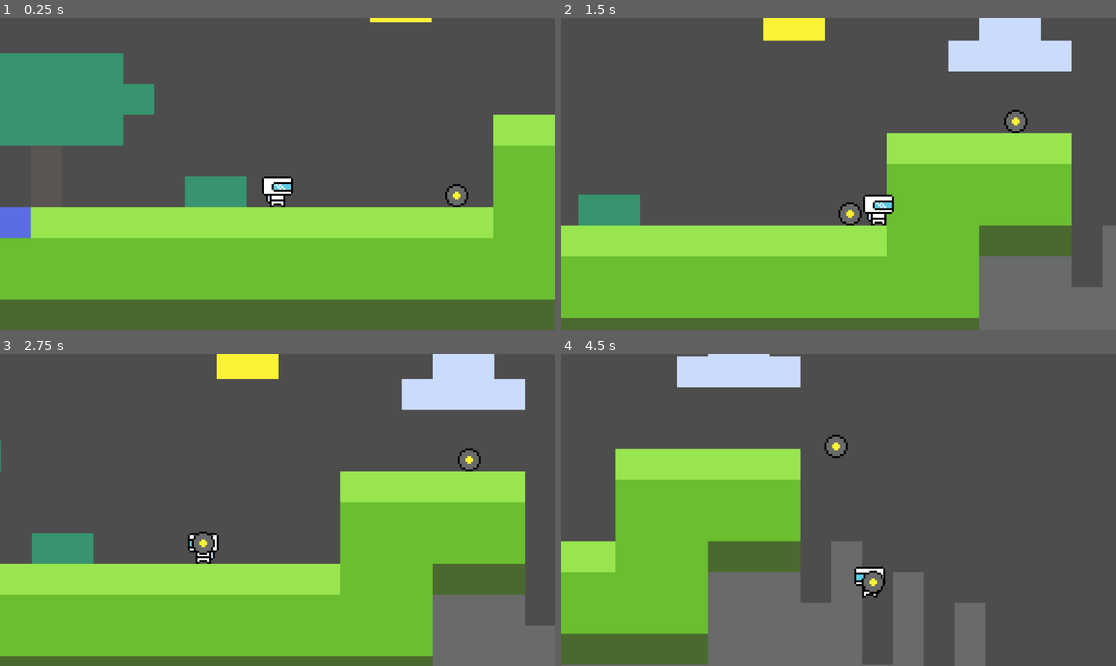
Above: before the commit, frames 1-4 (two rows, left to right).
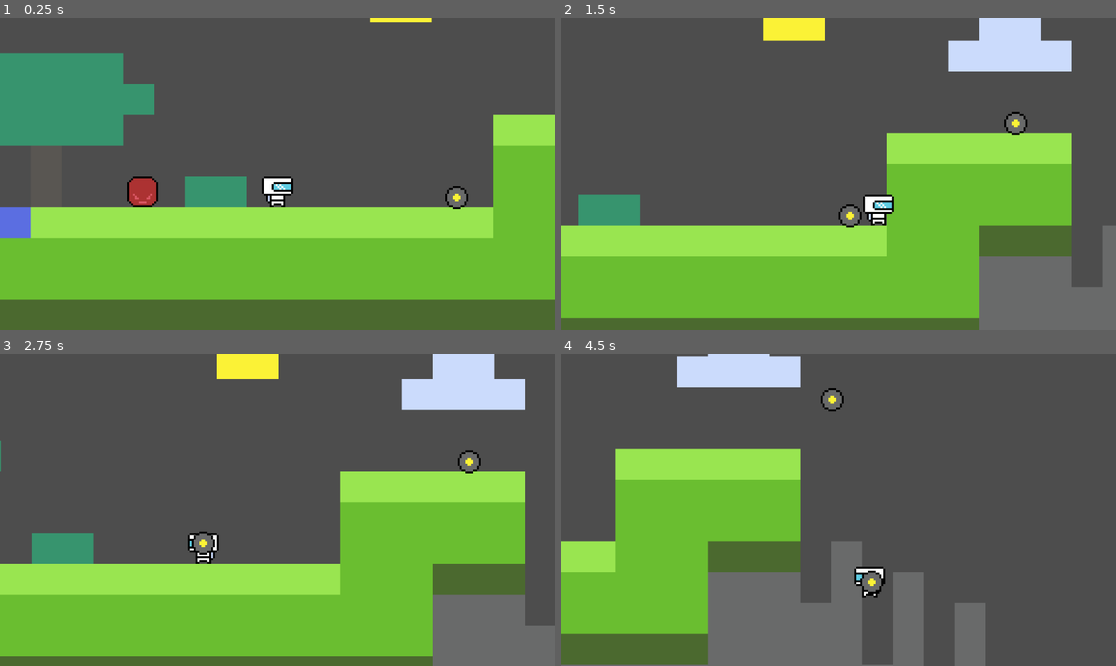
Above: after the commit, the same moments.

Repository: CookieRA9001/SI_motroidvenia
Game: Godot game, scene res://sceans/TestLevel.tscn
Two runs of this game, one before a commit and one after it. Both use one fixed random seed, a clock stepped at 60 frames per second and the inputs below.
Inputs:
- Up to frame 1 (0.25 s): no input
- Up to frame 2 (1.5 s): hold D (move_right) from 0.53 s (still down); tap E (swap) at 0.6 s; tap Space (jump) at 0.77 s; tap Q (throw) at 1.35 s
- Up to frame 3 (2.75 s): tap Space (jump) at 1.52 s; release D (move_right) at 2.03 s; hold A (move_left) from 2.03 s (still down); tap E (swap) at 2.1 s
- Up to frame 4 (4.5 s): release A (move_left) at 2.78 s; hold D (move_right) 2.78-4.28 s; tap Q (throw) at 2.85, 4.35 s; tap Space (jump) at 3.02, 3.77 s; tap E (swap) at 3.6 s; hold A (move_left) from 4.28 s (still down)

The runs differ from the first frame. In frame 1, 0.6% of the frame differs, in the area x 22-85%, y 50-62%; in frame 2, 0.3%; in frame 3, 0.1%; in frame 4, 0.6%.

Commit message:
some more funny things XD

Diff:
--- a/sceans/TestLevel.tscn
+++ b/sceans/TestLevel.tscn
@@ -1,9 +1,11 @@
-[gd_scene load_steps=9 format=3 uid="uid://dmb6dhip5k0im"]
+[gd_scene load_steps=11 format=3 uid="uid://dmb6dhip5k0im"]
 
 [ext_resource type="Texture2D" uid="uid://dpct5rw8o7h8n" path="res://assets/devart-spritesheet.png" id="1_02e78"]
 [ext_resource type="PackedScene" uid="uid://cn1ekgvxk3vpw" path="res://sceans/player.tscn" id="2_ixtsi"]
 [ext_resource type="PackedScene" uid="uid://7hxhebt7dcb0" path="res://sceans/friendly_ally.tscn" id="3_sfy7y"]
 [ext_resource type="PackedScene" uid="uid://dbpn0r8q4h5q6" path="res://sceans/kill_zone.tscn" id="4_7wdsl"]
+[ext_resource type="PackedScene" uid="uid://ds5d0yx6s7rlq" path="res://sceans/enemy.tscn" id="5_g6ttl"]
+[ext_resource type="Script" path="res://scripts/enemy.gd" id="6_u7j31"]
 
 [sub_resource type="TileSetAtlasSource" id="TileSetAtlasSource_qil2c"]
 texture = ExtResource("1_02e78")
@@ -151,3 +153,7 @@
 
 [node name="CollisionShape2D" type="CollisionShape2D" parent="KillZone"]
 shape = SubResource("WorldBoundaryShape2D_buseq")
+
+[node name="Enemy" parent="." instance=ExtResource("5_g6ttl")]
+position = Vector2(-85, 8)
+script = ExtResource("6_u7j31")
--- /dev/null
+++ b/sceans/enemy.tscn
@@ -0,0 +1,39 @@
+[gd_scene load_steps=6 format=3 uid="uid://ds5d0yx6s7rlq"]
+
+[ext_resource type="Texture2D" uid="uid://dpct5rw8o7h8n" path="res://assets/devart-spritesheet.png" id="1_rryyp"]
+[ext_resource type="PackedScene" uid="uid://dbpn0r8q4h5q6" path="res://sceans/kill_zone.tscn" id="2_cvfes"]
+
+[sub_resource type="AtlasTexture" id="AtlasTexture_nwboj"]
+atlas = ExtResource("1_rryyp")
+region = Rect2(96, 64, 16, 16)
+
+[sub_resource type="SpriteFrames" id="SpriteFrames_wi0c2"]
+animations = [{
+"frames": [{
+"duration": 1.0,
+"texture": SubResource("AtlasTexture_nwboj")
+}],
+"loop": true,
+"name": &"idle",
+"speed": 5.0
+}]
+
+[sub_resource type="RectangleShape2D" id="RectangleShape2D_pnxhm"]
+size = Vector2(12, 12)
+
+[node name="Enemy" type="Node2D"]
+
+[node name="AnimatedSprite2D" type="AnimatedSprite2D" parent="."]
+sprite_frames = SubResource("SpriteFrames_wi0c2")
+animation = &"idle"
+
+[node name="KillZone" parent="." instance=ExtResource("2_cvfes")]
+
+[node name="CollisionShape2D" type="CollisionShape2D" parent="KillZone"]
+shape = SubResource("RectangleShape2D_pnxhm")
+
+[node name="RayCastR" type="RayCast2D" parent="."]
+target_position = Vector2(11, 0)
+
+[node name="RayCastL" type="RayCast2D" parent="."]
+target_position = Vector2(-11, 0)
--- a/sceans/friendly_ally.tscn
+++ b/sceans/friendly_ally.tscn
@@ -19,7 +19,7 @@
 }]
 
 [sub_resource type="CircleShape2D" id="CircleShape2D_kbild"]
-radius = 6.0
+radius = 5.0
 
 [sub_resource type="RectangleShape2D" id="RectangleShape2D_xwlfk"]
 size = Vector2(26, 20)
--- /dev/null
+++ b/scripts/enemy.gd
@@ -0,0 +1,19 @@
+extends Node2D
+
+const SPEED = 60
+
+var direction = 1
+
+@onready var ray_cast_r = $RayCastR
+@onready var ray_cast_l = $RayCastL
+@onready var animated_sprite = $AnimatedSprite2D
+
+func _process(delta):
+	if ray_cast_r.is_colliding():
+		direction = -1
+		animated_sprite.flip_h = true
+	if ray_cast_l.is_colliding():
+		direction = 1
+		animated_sprite.flip_h = false
+
+	position.x += direction * SPEED * delta
--- a/scripts/kill_zone.gd
+++ b/scripts/kill_zone.gd
@@ -4,8 +4,11 @@
 
 func _on_body_entered(body):
 	print("You died!")
+	Engine.time_scale = 0.5
+	body.get_node("CollisionShape2D").queue_free()
 	timer.start()
 
 
 func _on_timer_timeout():
+	Engine.time_scale = 1
 	get_tree().reload_current_scene()
